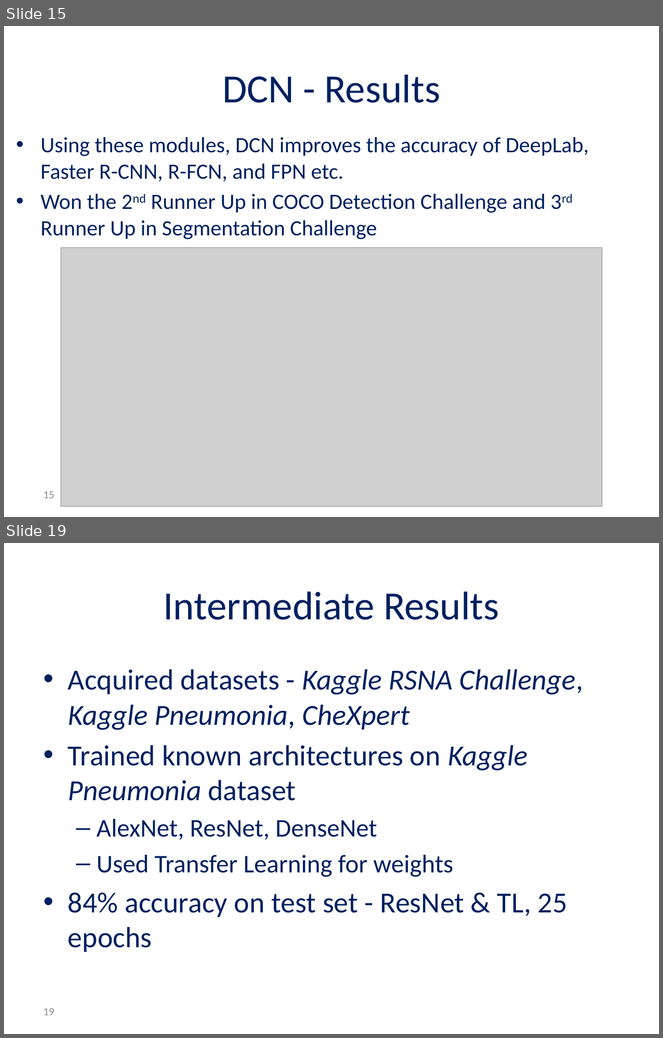
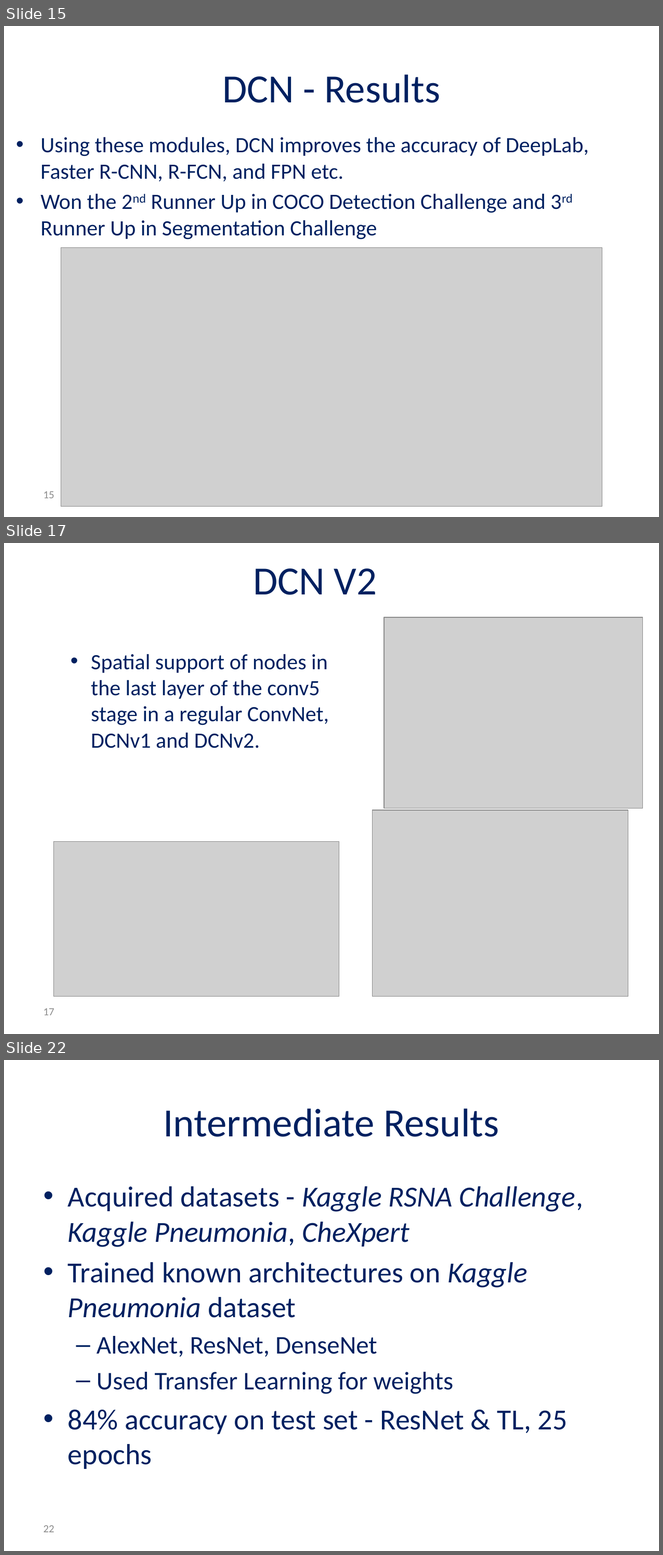
Before and after one commit to andyro2/Pneumonia-Detection-from-Chest-X-Rays-with-Robustness-to-Deformations, a slide deck: MidPresentation_Andy_Or.pptx. Shown one above the other, each under a label of ours: slides 15 and 19 before the commit, slides 15, 17 and 22 after it; the slides between them are not shown. The pictures are 663x1038 and 663x1555 pixels, drawn with LibreOffice and Linux fonts; fonts in the diff are those of the drawing; grey boxes stand for pictures; background and template pictures are left out. Boxes give left, top, right and bottom in pixels: in the first picture for what was removed or moved away, otherwise in the second. Text is boxed around its words. In the diff, an @@ line names an element or a change of style, - is before the commit and + after.

```diff
--- a/MidPresentation_Andy_Or.pptx
+++ b/MidPresentation_Andy_Or.pptx
@@ slide 17 added at <box>4,543,659,1034</box>, background #FFFFFF @@
@@ title added at <box>253,568,377,595</box>, 44 pt, text #002060 @@
+DCN V2
@@ picture added at <box>384,617,643,808</box> @@
@@ text added at <box>91,654,329,748</box>, 24 pt, text #002060 @@
+• Spatial support of nodes in the last layer of the conv5 stage in a regular ConvNet, DCNv1 and DCNv2.
@@ picture added at <box>372,810,629,996</box> @@
@@ picture added at <box>54,842,339,996</box> @@
@@ page number added at <box>44,1008,54,1016</box>, 12 pt, text #8C8C8C @@
+17
@@ what was slide 19 is now slide 22 @@
@@ page number at <box>44,1525,54,1533</box>: text changed @@
-19
+22
```
Also in this commit, not shown: 3 slides changed, 2 other slides added, 3 slides removed.
